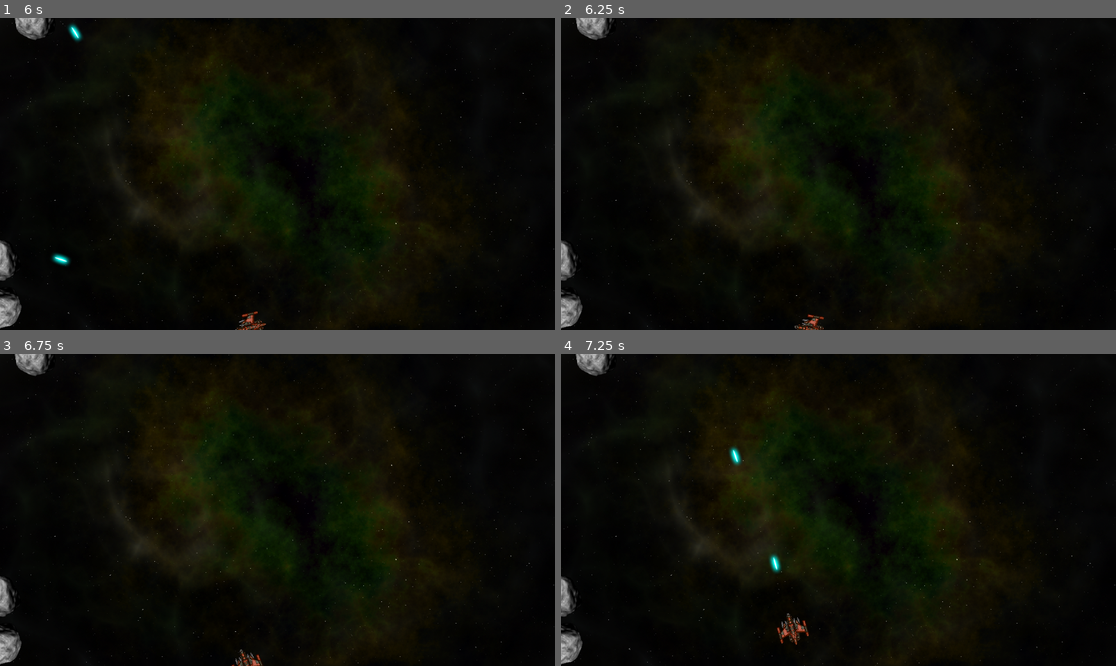
Above: before the commit, frames 1-4 (two rows, left to right).
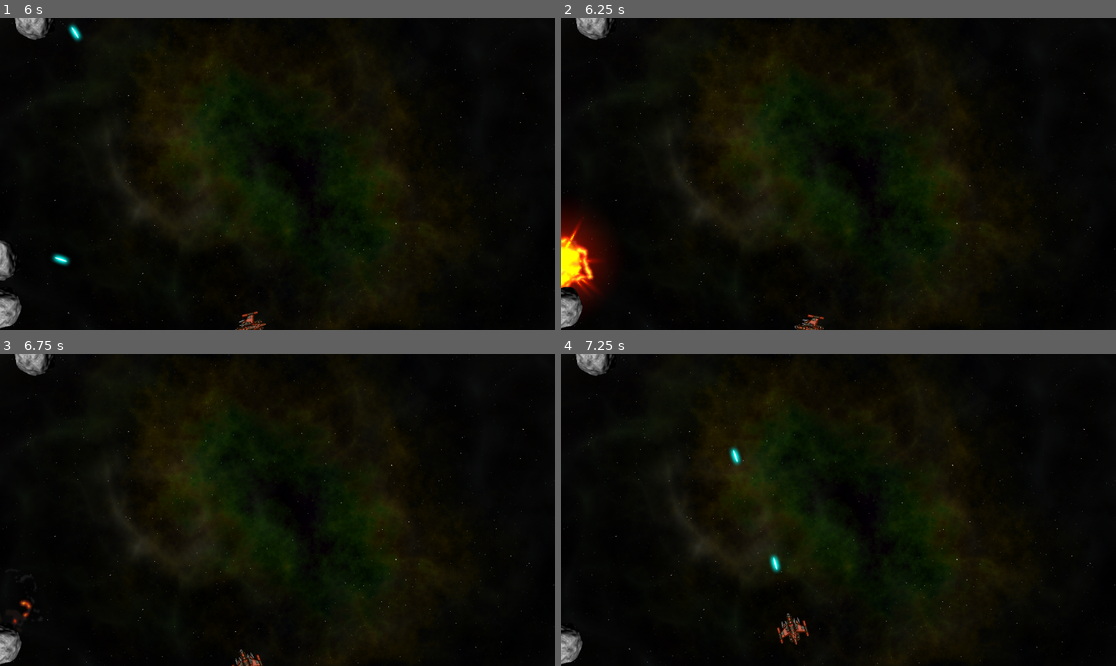
Above: after the commit, the same moments.

Repository: axvg/space_rocks
Game: Godot game, scene res://scenes/main/main.tscn
Two runs of this game, one before a commit and one after it. Both use one fixed random seed, a clock stepped at 60 frames per second and the inputs below.
Inputs:
- Up to frame 1 (6 s): hold D (rotate_right) 0.53-1.28 s; hold Space (shoot) 0.53-1.28 s; hold A (rotate_left) 1.28-2.03 s; tap Space (shoot) every 1.5 s from 1.35 to 5.85 s; hold D (rotate_right) 2.03-2.78 s; hold Space (shoot) 2.03-2.78 s; hold W (thrust) 2.78-3.53 s; hold Space (shoot) 3.53-4.28 s; hold A (rotate_left) 3.53-5.78 s; hold Space (shoot) 5.03-5.78 s; hold D (rotate_right) from 5.78 s (still down)
- Up to frame 2 (6.25 s): keep holding D (rotate_right)
- Up to frame 3 (6.75 s): release D (rotate_right) at 6.53 s; hold W (thrust) from 6.53 s (still down); hold Space (shoot) from 6.53 s (still down)
- Up to frame 4 (7.25 s): keep holding W (thrust); keep holding Space (shoot)

Frame 1 is identical in both runs. In frame 2, 2.1% of the frame differs, in the area x 0-10%, y 60-93%; in frame 3, 0.3%; in frame 4, 0.2%.

Commit message:
add explosion in rock

Diff:
--- a/scenes/rock/rock.gd
+++ b/scenes/rock/rock.gd
@@ -1,6 +1,8 @@
 extends RigidBody2D
 
 var screensize = Vector2.ZERO
+
+signal exploded
 
 var size
 var radius
@@ -17,9 +19,19 @@
 	$CollisionShape2D.shape = shape
 	linear_velocity = _velocity
 	angular_velocity = randf_range(-PI, PI)
+	$Explosion.scale = Vector2.ONE * .75 * size
 
 func explode():
-	print("boom")
+	$CollisionShape2D.set_deferred("disabled", true)
+	$Sprite2D.hide()
+	$Explosion/AnimationPlayer.play("new_animation") # change this!
+	$Explosion.show()
+	exploded.emit(size, radius, position, linear_velocity)
+	linear_velocity = Vector2.ZERO
+	angular_velocity = 0
+	await $Explosion/AnimationPlayer.animation_finished
+	queue_free()
+
 
 # to wrap around the screen
 func _integrate_forces(state: PhysicsDirectBodyState2D) -> void:
--- a/scenes/rock/rock.tscn
+++ b/scenes/rock/rock.tscn
@@ -1,7 +1,8 @@
-[gd_scene load_steps=4 format=3 uid="uid://dmo3d2bdtiaeh"]
+[gd_scene load_steps=5 format=3 uid="uid://dmo3d2bdtiaeh"]
 
 [ext_resource type="Script" path="res://scenes/rock/rock.gd" id="1_5o4xw"]
 [ext_resource type="Texture2D" uid="uid://df4uv4te3tp7m" path="res://assets/rock.png" id="1_yrabg"]
+[ext_resource type="PackedScene" uid="uid://ctkkc3ifwxmnj" path="res://scenes/explosion/explosion.tscn" id="3_bm1ci"]
 
 [sub_resource type="PhysicsMaterial" id="PhysicsMaterial_dyp0m"]
 bounce = 1.0
@@ -15,3 +16,6 @@
 texture = ExtResource("1_yrabg")
 
 [node name="CollisionShape2D" type="CollisionShape2D" parent="."]
+
+[node name="Explosion" parent="." instance=ExtResource("3_bm1ci")]
+visible = false
